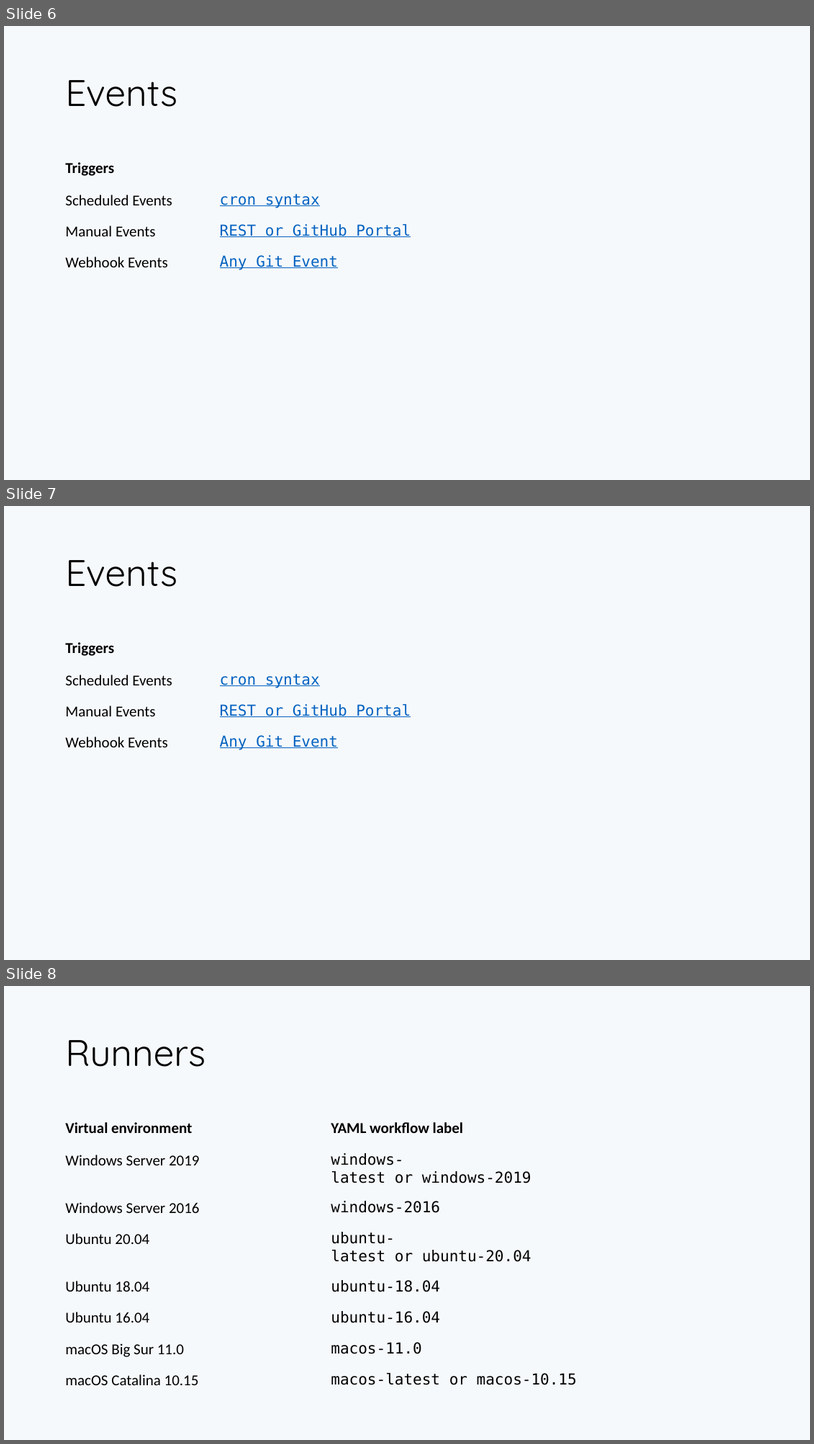
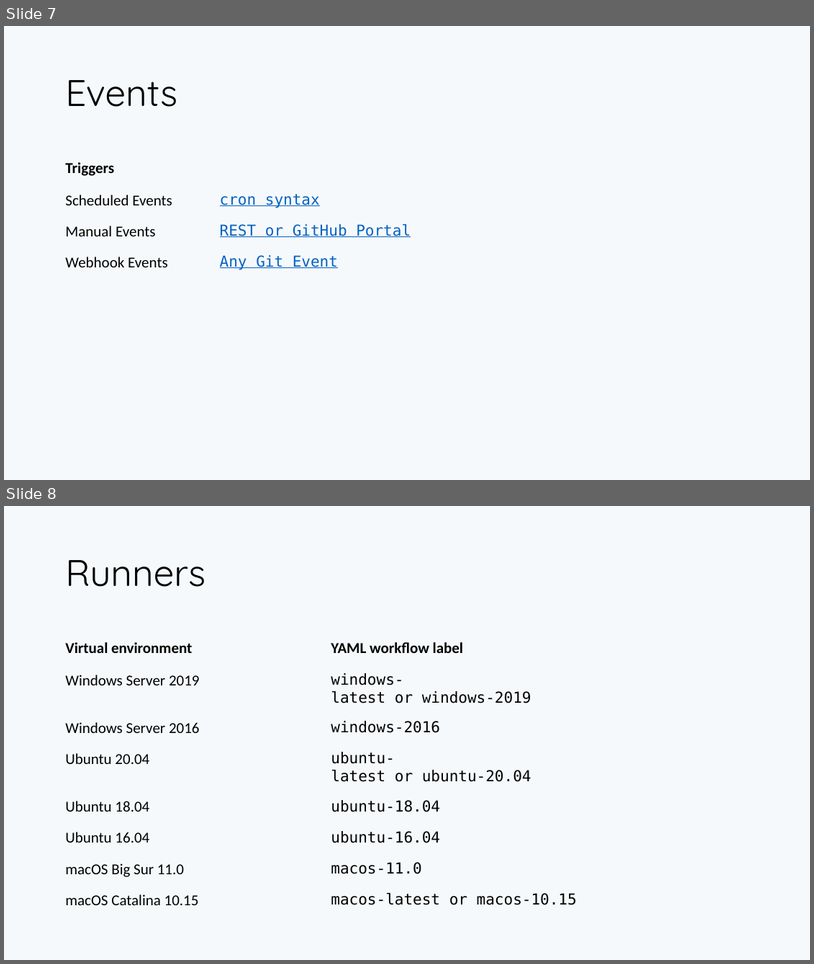
Before and after one commit to PaulRiviera/Demos, a slide deck: GitHub_Actions_101/Actions101.pptx. Shown one above the other, each under a label of ours: slides 6, 7 and 8 before the commit, slides 7 and 8 after it. The pictures are 814x1444 and 814x964 pixels, drawn with LibreOffice and Linux fonts; fonts in the diff are those of the drawing. Boxes give left, top, right and bottom in pixels: in the first picture for what was removed or moved away, otherwise in the second. Text is boxed around its words. In the diff, an @@ line names an element or a change of style, - is before the commit and + after.

```diff
--- a/GitHub_Actions_101/Actions101.pptx
+++ b/GitHub_Actions_101/Actions101.pptx
@@ slide 7 removed at (4,506,810,960), background #F6F9FB @@
@@ title removed at (65,560,178,587) @@
-Events
@@ table removed at (59,631,593,757), 4 rows, 2 columns @@
-Triggers | 
-Scheduled Events | cron syntax
-Manual Events | REST or GitHub Portal
-Webhook Events | Any Git Event
@@ what was slide 6 is now slide 7 @@
```
Also in this commit, not shown: 5 slides changed, 5 slides added, 4 other slides removed, 1 other file.
